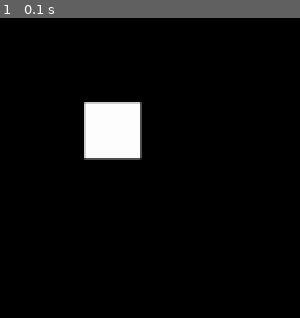
Above: before the commit, frame 1.
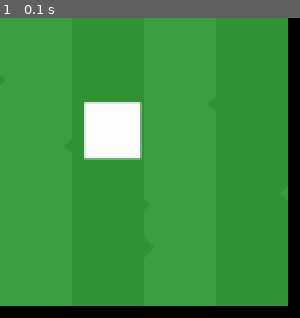
Above: after the commit, the same moment.

Repository: mcastre1/pygame
Game: pygame game, started from sprites/sprites.py
Two runs of this game, one before a commit and one after it. Both use one fixed random seed, a clock stepped at 60 frames per second and the inputs below.
Inputs:
- Up to frame 1 (0.1 s): no input

The runs differ from the first frame. In frame 1, 89% of the frame differs, in the area x 0-96%, y 0-96%.

Commit message:
Added bg, crosshari, and target graph

Diff:
--- a/sprites/sprites.py
+++ b/sprites/sprites.py
@@ -8,6 +8,9 @@
 screen_height = 800
 screen = pygame.display.set_mode((screen_width, screen_height))
 clock = pygame.time.Clock()
+
+background = pygame.image.load('./graphics/BG.png')
+
 
 crosshair = Crosshair(50,50,100,100,(255,255,255))
 
@@ -22,5 +25,6 @@
 
 
     pygame.display.flip()
+    screen.blit(background,(0,0))
     crosshair_group.draw(screen)
     clock.tick(60)
Binary file added: sprites/graphics/BG.png
Binary file added: sprites/graphics/crosshair.png
Binary file added: sprites/graphics/target.png
